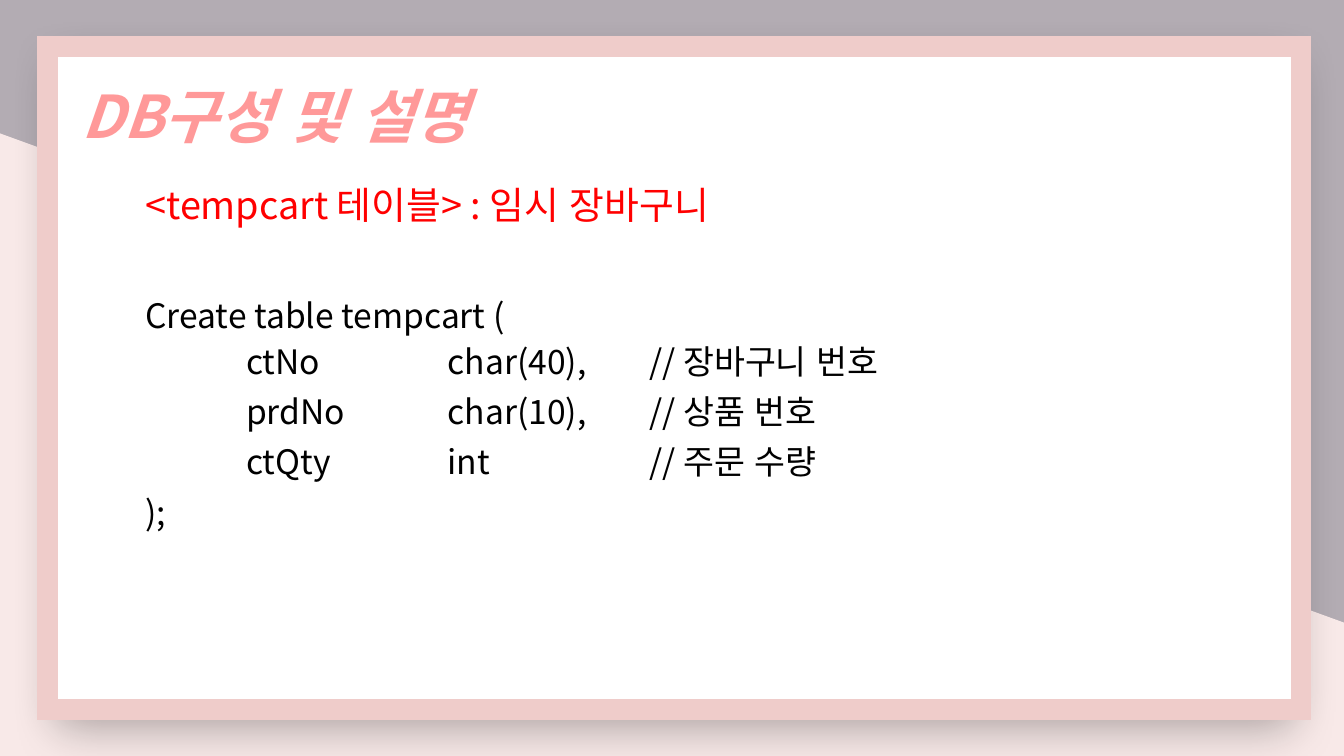
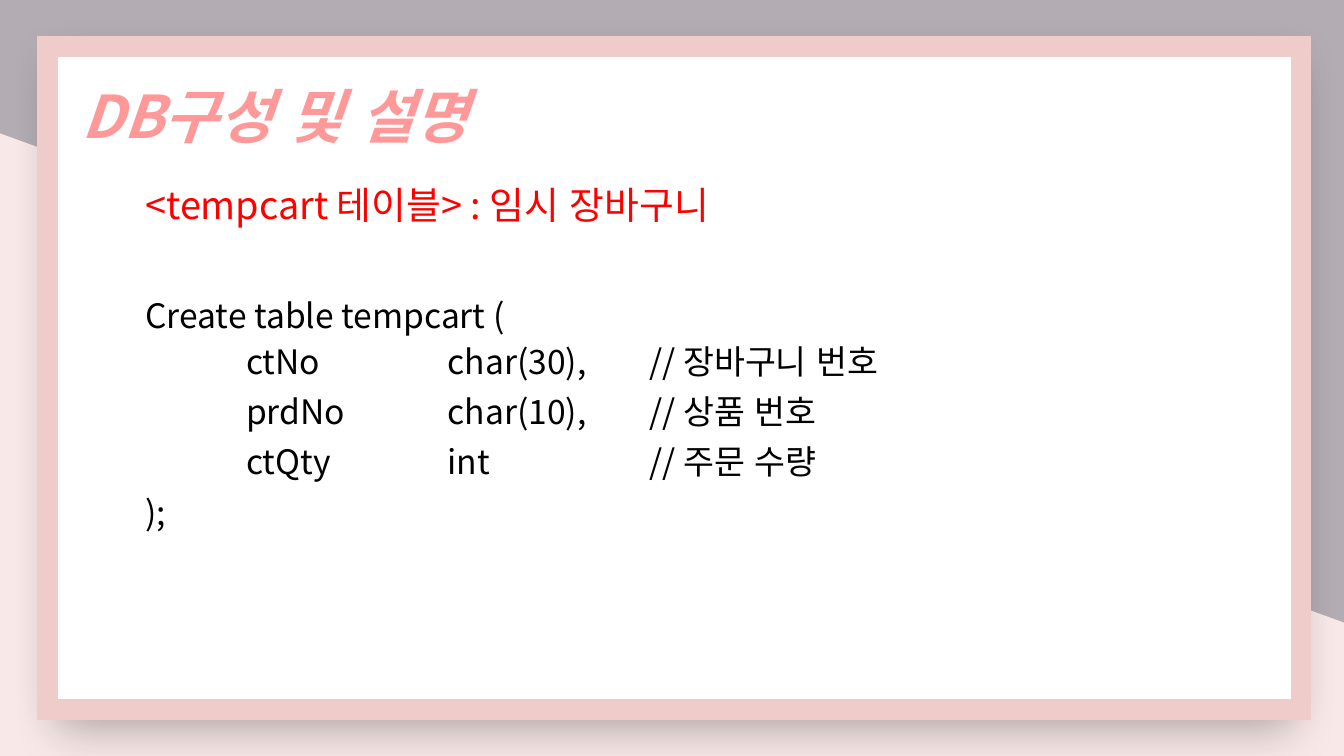
Before and after one commit to nimi2838/thecare, a slide deck: slide 34 of 졸작 기획서.pptx (slide 35 before the commit). Drawn at 1344x756 pixels with LibreOffice and Linux fonts; fonts in the diff are those of the drawing. Boxes give left, top, right and bottom in pixels: in the first picture for what was removed or moved away, otherwise in the second. Text is boxed around its words. In the diff, an @@ line names an element or a change of style, - is before the commit and + after.

```diff
--- a/졸작 기획서.pptx
+++ b/졸작 기획서.pptx
@@ text at (246,346,878,381): text changed @@
-ctNo char(40), // 장바구니 번호
+ctNo char(30), // 장바구니 번호
```
Also in this commit, not shown: 2 other slides changed, 2 slides added, 4 other files.
